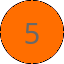
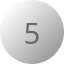
Revision of a layered 64px x 64px image; what changed, layer by layer:
painted on "Arrière-plan" over [0, 0, 64, 64]
